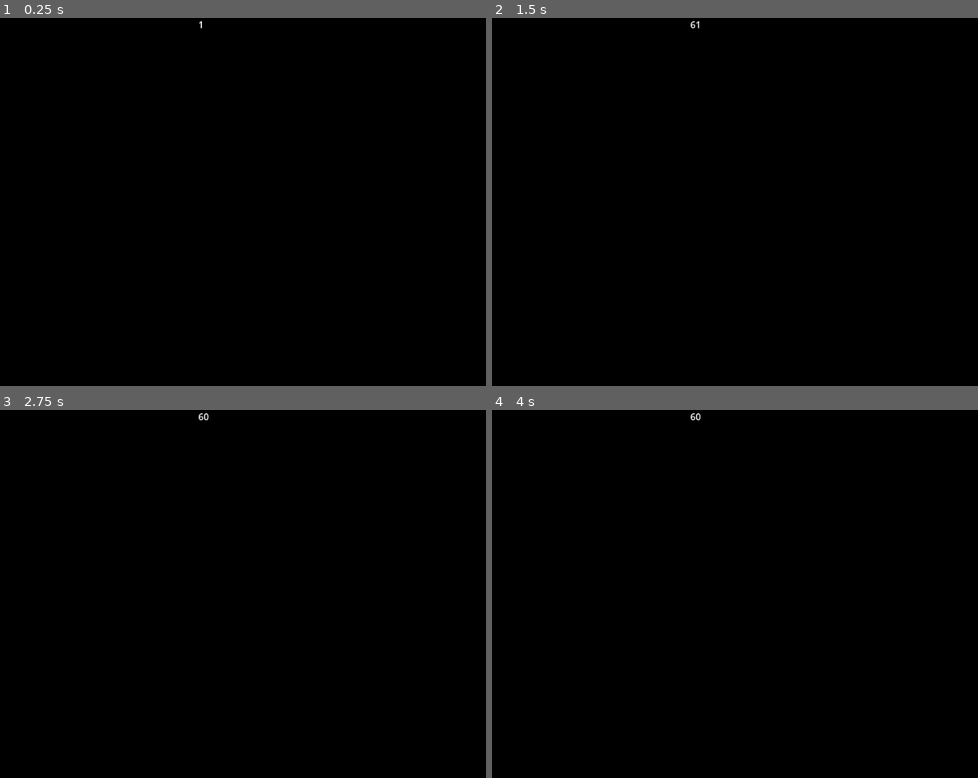
Above: before the commit, frames 1-4 (two rows, left to right).
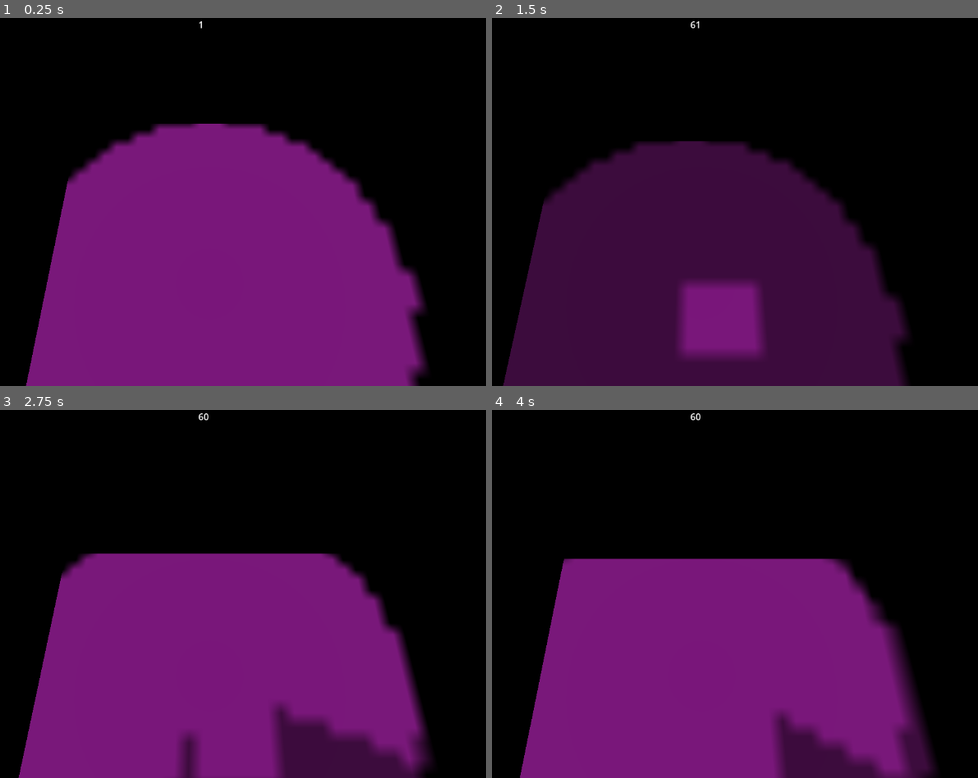
Above: after the commit, the same moments.

Repository: maddeem/Top-Down-Shooter
Game: Godot game, scene res://Scenes/WorldScene.tscn
Two runs of this game, one before a commit and one after it. Both use one fixed random seed, a clock stepped at 60 frames per second and the inputs below. The engine's default icon, where the game draws it, is replaced by a stand-in: a white triangle on a blue panel in a dark square.
Inputs (mouse positions are in pixels of both pictures, inside the frame that each line leads up to):
- Up to frame 1 (0.25 s): no input
- Up to frame 2 (1.5 s): move the mouse to (846, 183) at 0.52 s; move the mouse to (569, 220) at 1.27 s
- Up to frame 3 (2.75 s): move the mouse to (277, 513) at 2.02 s
- Up to frame 4 (4 s): move the mouse to (666, 667) at 2.77 s; move the mouse to (900, 649) at 3.52 s

The runs differ from the first frame. In frame 1, 48% of the frame differs, in the area x 5-88%, y 28-100%; in frame 2, 44%; in frame 3, 45%; in frame 4, 44%.

Commit message:
Reconfigured materials and shaders
There is now a dedicated fog of war material that you can apply as a next pass to any other material, allowing the original material to be culled by the fog of war.

Diff:
--- a/Materials/DO NOT DELETE.tres
+++ b/Materials/DO NOT DELETE.tres
@@ -1,6 +1,7 @@
 [gd_resource type="GradientTexture2D" load_steps=2 format=3 uid="uid://b7lfamw7u2swr"]
 
 [sub_resource type="Gradient" id="Gradient_fdwuw"]
+colors = PackedColorArray(0, 0, 0, 0, 1, 1, 1, 0)
 
 [resource]
 gradient = SubResource("Gradient_fdwuw")
--- a/Materials/FogOfWar.tres
+++ b/Materials/FogOfWar.tres
@@ -1,95 +1,11 @@
-[gd_resource type="ShaderMaterial" load_steps=2 format=3 uid="uid://ch3xrqb1nqjps"]
+[gd_resource type="ShaderMaterial" load_steps=2 format=3 uid="uid://7utl4hincax8"]
 
-[sub_resource type="Shader" id="Shader_ir4m7"]
-code = "shader_type canvas_item;
-uniform vec4 fog_color = vec4(0,0,0,1);
-uniform vec4 reveal_color = vec4(0,0,0,0);
-uniform vec4 explored_color = vec4(0,0,0,.5);
-uniform vec3 visibility_modifiers[3000];
-uniform int count = 0;
-uniform vec2 dimensions = vec2(100,100);
-uniform sampler2D occlusion_mask ;
-uniform sampler2D previous_iteration;
-
-int iabs(int i){return (i ^ (i >> 31)) - (i >> 31);}
-int isign(int i){return iabs( (i | -i) >>31 ) | (i >> 31);}
-int when_gt(int x, int y) {return max(isign(x - y), 0);}
-int when_lt(int x, int y) {return max(isign(y - x), 0);}
-int when_ge(int x, int y) {return 1 - when_lt(x, y);}
-int when_le(int x, int y) {return 1 - when_gt(x, y);}
-float fwhen_lt(float x, float y) {return max(sign(y - x), 0.0);}
-float fwhen_gt(float x, float y) {return max(sign(x - y), 0.0);}
-
-bool bresenham(ivec2 p0, ivec2 p1,vec2 scaler){
-	int dx = iabs(p1.x - p0.x);
-	int dy = -iabs(p1.y - p0.y);
-	int err = dx + dy;
-	int e2 = 2 * err;
-	int sx = 2 * when_lt(p0.x,p1.x) -1;
-	int sy = 2 * when_lt(p0.y,p1.y) -1;
-	float walls_hit = 0.0;
-	float last = 0.0;
-	while (true){
-		last = walls_hit;
-		walls_hit += fwhen_gt(texture(occlusion_mask,vec2(float(p0.x),float(p0.y)) * scaler).r,0.0);
-		if (walls_hit != 0.0 && last == walls_hit){
-			return false;
-		}
-		if (p0==p1){
-			return true;
-		}
-		e2 = 2 * err;
-		int ge = when_ge(e2,dy);
-		err += dy * ge;
-		p0[0] += sx * ge;
-		int le = when_le(e2,dx);
-		err += dx * le;
-		p0[1] += sy * le;
-	}
-}
-
-vec4 get_color(vec2 uv, vec4 sample, vec2 scaler, ivec2 iuv){
-	vec4 color;
-	for (int i = 0; i < count; i++){
-		vec3 circlePos = visibility_modifiers[i];
-		vec2 d = uv-circlePos.xy;
-		if (d.x * d.x + d.y * d.y < circlePos.z * circlePos.z){
-			if (bresenham(ivec2(int(circlePos.x),int(circlePos.y)),iuv,scaler)){
-				return reveal_color;
-			}else{
-				if (sample.a < 1.0){
-					color = explored_color;
-
-				}else{
-					color = sample;
-				}
-				return color;
-			}
-		}
-	}
-	if (sample.a < 1.0){
-		color =explored_color;
-	}else{
-		color = sample;
-	}
-	return color;
-}
-
-void fragment(){
-	vec2 uv = UV * dimensions;
-	COLOR = get_color(
-		uv,
-		texture(previous_iteration,UV),
-		1.0/dimensions,
-		ivec2(int(round(uv.x)),int(round(uv.y)))
-	);
-}"
+[ext_resource type="Shader" path="res://Materials/Shaders/FogOfWar.gdshader" id="1_ptu1b"]
 
 [resource]
-shader = SubResource("Shader_ir4m7")
+shader = ExtResource("1_ptu1b")
 shader_parameter/fog_color = Quaternion(0, 0, 0, 1)
 shader_parameter/reveal_color = Quaternion(0, 0, 0, 0)
 shader_parameter/explored_color = Quaternion(0, 0, 0, 0.5)
-shader_parameter/visibility_modifiers = PackedVector3Array(0, 0, 10, 0, 0, 0)
+shader_parameter/visibility_modifiers = PackedVector3Array(0, 0, 9.723)
 shader_parameter/count = 1
-shader_parameter/dimensions = Vector2(100, 100)
--- /dev/null
+++ b/Materials/FogReactive.tres
@@ -0,0 +1,7 @@
+[gd_resource type="ShaderMaterial" load_steps=2 format=3 uid="uid://diybxdqcu155t"]
+
+[ext_resource type="Shader" path="res://Materials/Shaders/FogReactiveOverlay.gdshader" id="1_cy5a1"]
+
+[resource]
+render_priority = 0
+shader = ExtResource("1_cy5a1")
--- a/Materials/FogReactiveMaterial.gdshader
+++ /dev/null
@@ -1,39 +0,0 @@
-shader_type spatial;
-render_mode blend_mix,depth_draw_opaque,cull_back,diffuse_burley,specular_schlick_ggx;
-uniform vec4 albedo : source_color;
-uniform sampler2D texture_albedo : source_color,filter_linear_mipmap,repeat_enable;
-uniform float point_size : hint_range(0,128);
-uniform float roughness : hint_range(0,1);
-uniform sampler2D texture_metallic : hint_default_white,filter_linear_mipmap,repeat_enable;
-uniform vec4 metallic_texture_channel;
-uniform sampler2D texture_roughness : hint_roughness_r,filter_linear_mipmap,repeat_enable;
-uniform float specular;
-uniform float metallic;
-uniform vec3 uv1_scale;
-uniform vec3 uv1_offset;
-uniform vec3 uv2_scale;
-uniform vec3 uv2_offset;
-global uniform vec3 FogDimensions;
-global uniform sampler2D FogData;
-
-void vertex() {
-	UV=UV*uv1_scale.xy+uv1_offset.xy;
-}
-
-void fragment() {
-	vec2 base_uv = UV;
-	vec2 vertex_world_pos = ((INV_VIEW_MATRIX  * vec4(VERTEX, 1.0)).xyz).xz / FogDimensions.xz - vec2(0.5);
-	//vec2 pixel_pos = vec2(vertex_world_pos.x / SCREEN_SIZE.x, vertex_world_pos.y / SCREEN_SIZE.y);
-	vec4 albedo_tex = texture(texture_albedo,base_uv);
-	vec4 fog_sample = texture(FogData,vertex_world_pos);
-	ALBEDO = albedo.rgb * albedo_tex.rgb;
-	if (fog_sample.a > 0.0){
-		ALBEDO = mix(ALBEDO,fog_sample.rgb,fog_sample.a);
-	}
-	float metallic_tex = dot(texture(texture_metallic,base_uv),metallic_texture_channel);
-	METALLIC = metallic_tex * metallic;
-	vec4 roughness_texture_channel = vec4(1.0,0.0,0.0,0.0);
-	float roughness_tex = dot(texture(texture_roughness,base_uv),roughness_texture_channel);
-	ROUGHNESS = roughness_tex * roughness;
-	SPECULAR = specular;
-}
--- a/Materials/FogOfWarBlur.tres
+++ b/Materials/Shaders/Blur.tres
@@ -1,8 +1,7 @@
-[gd_resource type="ShaderMaterial" load_steps=3 format=3 uid="uid://bhdynhj65u81q"]
+[gd_resource type="Shader" format=3 uid="uid://oqgglsnd0whk"]
 
-[ext_resource type="Texture2D" uid="uid://cqce06w8kbk44" path="res://icon.svg" id="1_18ylp"]
-
-[sub_resource type="Shader" id="Shader_7pi0w"]
+[resource]
+resource_local_to_scene = true
 code = "shader_type spatial;
 render_mode unshaded;
 uniform sampler2D albedo_texture: filter_nearest;
@@ -46,10 +45,3 @@
 	ALBEDO.rgb = color.rgb;
 	ALPHA = color.a;
 }"
-
-[resource]
-render_priority = 0
-shader = SubResource("Shader_7pi0w")
-shader_parameter/strength = 0
-shader_parameter/pixelation = 0.5
-shader_parameter/albedo_texture = ExtResource("1_18ylp")
--- /dev/null
+++ b/Materials/Shaders/FogOfWar.gdshader
@@ -0,0 +1,83 @@
+shader_type canvas_item;
+uniform vec4 fog_color = vec4(0,0,0,1);
+uniform vec4 reveal_color = vec4(0,0,0,0);
+uniform vec4 explored_color = vec4(0,0,0,.5);
+uniform vec3 visibility_modifiers[3000];
+uniform int count = 0;
+uniform sampler2D occlusion_mask ;
+global uniform sampler2D FogData;
+global uniform vec2 FogDimensions;
+
+int iabs(int i){return (i ^ (i >> 31)) - (i >> 31);}
+int isign(int i){return iabs( (i | -i) >>31 ) | (i >> 31);}
+int when_gt(int x, int y) {return max(isign(x - y), 0);}
+int when_lt(int x, int y) {return max(isign(y - x), 0);}
+int when_ge(int x, int y) {return 1 - when_lt(x, y);}
+int when_le(int x, int y) {return 1 - when_gt(x, y);}
+float fwhen_lt(float x, float y) {return max(sign(y - x), 0.0);}
+float fwhen_gt(float x, float y) {return max(sign(x - y), 0.0);}
+
+bool bresenham(ivec2 p0, ivec2 p1,vec2 scaler){
+	int dx = iabs(p1.x - p0.x);
+	int dy = -iabs(p1.y - p0.y);
+	int err = dx + dy;
+	int e2 = 2 * err;
+	int sx = 2 * when_lt(p0.x,p1.x) -1;
+	int sy = 2 * when_lt(p0.y,p1.y) -1;
+	float walls_hit = 0.0;
+	float last = 0.0;
+	while (true){
+		last = walls_hit;
+		walls_hit += fwhen_gt(texture(occlusion_mask,vec2(float(p0.x),float(p0.y)) * scaler).r,0.0);
+		if (walls_hit != 0.0 && last == walls_hit){
+			return false;
+		}
+		if (p0==p1){
+			return true;
+		}
+		e2 = 2 * err;
+		int ge = when_ge(e2,dy);
+		err += dy * ge;
+		p0[0] += sx * ge;
+		int le = when_le(e2,dx);
+		err += dx * le;
+		p0[1] += sy * le;
+	}
+}
+
+vec4 get_color(vec2 uv, vec4 sample, vec2 scaler, ivec2 iuv){
+	vec4 color;
+	for (int i = 0; i < count; i++){
+		vec3 circlePos = visibility_modifiers[i];
+		vec2 d = uv-circlePos.xy;
+		if (d.x * d.x + d.y * d.y < circlePos.z * circlePos.z){
+			if (bresenham(ivec2(int(circlePos.x),int(circlePos.y)),iuv,scaler)){
+				return reveal_color;
+			}else{
+				if (sample.a < 1.0){
+					color = explored_color;
+
+				}else{
+					color = sample;
+				}
+				return color;
+			}
+		}
+	}
+	if (sample.a < 1.0){
+		color =explored_color;
+	}else{
+		color = sample;
+	}
+	return color;
+}
+
+void fragment(){
+	vec2 uv = UV * FogDimensions;
+	COLOR = get_color(
+		uv,
+		texture(FogData,UV),
+		1.0/FogDimensions,
+		ivec2(int(round(uv.x)),int(round(uv.y)))
+	);
+}
--- /dev/null
+++ b/Materials/Shaders/FogReactiveOverlay.gdshader
@@ -0,0 +1,16 @@
+shader_type spatial;
+render_mode unshaded;
+global uniform vec2 FogDimensions;
+global uniform sampler2D FogData: filter_linear_mipmap_anisotropic;
+const int strength = 0;
+
+void fragment() {
+	vec2 uv = (INV_VIEW_MATRIX  * vec4(VERTEX, 1.0)).xz / FogDimensions - vec2(0.5);
+	vec4 fog_sample = texture(FogData,uv);
+	if (fog_sample.a < 1.0){
+		ALBEDO = fog_sample.rgb;
+	}else{
+		ALBEDO = vec3(0);
+	}
+	ALPHA = fog_sample.a;
+}
--- a/Scenes/FogOfWar.tscn
+++ b/Scenes/FogOfWar.tscn
@@ -1,19 +1,14 @@
-[gd_scene load_steps=8 format=3 uid="uid://5ibql1cweuoy"]
+[gd_scene load_steps=6 format=3 uid="uid://5ibql1cweuoy"]
 
-[ext_resource type="Material" uid="uid://bhdynhj65u81q" path="res://Materials/FogOfWarBlur.tres" id="1_n2204"]
 [ext_resource type="Script" path="res://Scripts/FogOfWar.gd" id="2_6jr23"]
-[ext_resource type="Material" uid="uid://ch3xrqb1nqjps" path="res://Materials/FogOfWar.tres" id="3_6jf8f"]
+[ext_resource type="Material" uid="uid://7utl4hincax8" path="res://Materials/FogOfWar.tres" id="3_6jf8f"]
 [ext_resource type="Material" uid="uid://j2qvo7h6fben" path="res://Materials/OccluderDebug.tres" id="4_pvi1j"]
-
-[sub_resource type="PlaneMesh" id="PlaneMesh_vxgpv"]
 
 [sub_resource type="PlaceholderTexture2D" id="PlaceholderTexture2D_cyq4p"]
 
 [sub_resource type="PlaneMesh" id="PlaneMesh_3auhb"]
 
-[node name="FogOfWar" type="MeshInstance3D"]
-mesh = SubResource("PlaneMesh_vxgpv")
-surface_material_override/0 = ExtResource("1_n2204")
+[node name="FogOfWar" type="Node"]
 script = ExtResource("2_6jr23")
 
 [node name="SubViewport" type="SubViewport" parent="."]
--- a/Scenes/WorldScene.tscn
+++ b/Scenes/WorldScene.tscn
@@ -1,8 +1,8 @@
-[gd_scene load_steps=8 format=3 uid="uid://b81f7fkpb7eqn"]
+[gd_scene load_steps=10 format=3 uid="uid://b81f7fkpb7eqn"]
 
 [ext_resource type="PackedScene" uid="uid://5ibql1cweuoy" path="res://Scenes/FogOfWar.tscn" id="1_0tx6p"]
 [ext_resource type="PackedScene" uid="uid://dxtjen6injqrr" path="res://Scenes/FogOccluder.tscn" id="2_2qsyg"]
-[ext_resource type="Shader" path="res://Materials/FogReactiveMaterial.gdshader" id="3_1vwk2"]
+[ext_resource type="Material" uid="uid://diybxdqcu155t" path="res://Materials/FogReactive.tres" id="3_sb1gh"]
 [ext_resource type="PackedScene" uid="uid://gjkmrmycqwtv" path="res://Scenes/VisibilityModifier.tscn" id="4_b1s07"]
 
 [sub_resource type="GDScript" id="GDScript_5cfjs"]
@@ -12,31 +12,27 @@
 	text = str(Engine.get_frames_per_second())
 "
 
-[sub_resource type="ShaderMaterial" id="ShaderMaterial_fploe"]
-render_priority = 0
-shader = ExtResource("3_1vwk2")
-shader_parameter/albedo = Color(0, 1, 1, 1)
-shader_parameter/point_size = null
-shader_parameter/roughness = null
-shader_parameter/metallic_texture_channel = null
-shader_parameter/specular = null
-shader_parameter/metallic = null
-shader_parameter/uv1_scale = null
-shader_parameter/uv1_offset = null
-shader_parameter/uv2_scale = null
-shader_parameter/uv2_offset = null
+[sub_resource type="StandardMaterial3D" id="StandardMaterial3D_bs4nm"]
+next_pass = ExtResource("3_sb1gh")
+albedo_color = Color(0.541176, 0, 0.545098, 1)
 
 [sub_resource type="BoxMesh" id="BoxMesh_snyts"]
-material = SubResource("ShaderMaterial_fploe")
+material = SubResource("StandardMaterial3D_bs4nm")
+
+[sub_resource type="PlaneMesh" id="PlaneMesh_bm4up"]
+
+[sub_resource type="StandardMaterial3D" id="StandardMaterial3D_cako5"]
+next_pass = ExtResource("3_sb1gh")
+albedo_color = Color(0, 0.403922, 0.0666667, 1)
 
 [node name="World" type="Node3D"]
 
 [node name="FogOfWar" parent="." instance=ExtResource("1_0tx6p")]
 Update_Period = 0.1
-Dimensions = Vector2i(200, 200)
+Dimensions = Vector2i(512, 512)
 
 [node name="Camera3D" type="Camera3D" parent="."]
-transform = Transform3D(1, 0, 0, 0, -4.37114e-08, 1, 0, -1, -4.37114e-08, 0, 25, 0)
+transform = Transform3D(1, 0, 0, 0, 0.316063, 0.948738, 0, -0.948738, 0.316063, 0, 100, 0)
 current = true
 
 [node name="FPS Label" type="Label" parent="."]
@@ -64,12 +60,21 @@
 Occlusion_Points = [Vector2i(-5, -5), Vector2i(-5, -4), Vector2i(-5, -3), Vector2i(-5, -2), Vector2i(-5, -1), Vector2i( …(1600 unchanged characters)…
 
 [node name="MeshInstance3D2" type="MeshInstance3D" parent="FogOccluder2"]
+transform = Transform3D(1, 0, 0, 0, 1, 0, 0, 0, 1, 0, 0.804989, 0)
 mesh = SubResource("BoxMesh_snyts")
 skeleton = NodePath("../../FogOccluder")
 
 [node name="VisibilityModifier" parent="." instance=ExtResource("4_b1s07")]
-transform = Transform3D(0.0348995, 0, 0.999391, 0, 1, 0, -0.999391, 0, 0.0348995, -87.8165, 0, 0)
-Radius = 16
+transform = Transform3D(0.0348995, 0, 0.999391, 0, 1, 0, -0.999391, 0, 0.0348995, 0, 0, 0)
+Radius = 32
 
 [node name="MeshInstance3D" type="MeshInstance3D" parent="VisibilityModifier"]
 mesh = SubResource("BoxMesh_snyts")
+
+[node name="DirectionalLight3D" type="DirectionalLight3D" parent="."]
+transform = Transform3D(1, 0, 0, 0, -0.699189, 0.714937, 0, -0.714937, -0.699189, 0, 57.0787, 0)
+
+[node name="MeshInstance3D" type="MeshInstance3D" parent="."]
+transform = Transform3D(512, 0, 0, 0, 512, 0, 0, 0, 512, 0, 0, 0)
+mesh = SubResource("PlaneMesh_bm4up")
+surface_material_override/0 = SubResource("StandardMaterial3D_cako5")
--- a/Scripts/FogOccluder.gd
+++ b/Scripts/FogOccluder.gd
@@ -2,7 +2,7 @@
 extends Node3D
 const FOLDER_PATH = "res://Assets/OccluderTextures/"
 ## Accepts only TGA files, transparent pixels do not occlude. The occlusion texture is centered on the node.
-@export_file("*.tga","*.png") var Occluder_Texture = FOLDER_PATH:
+@export_file("*.tga") var Occluder_Texture = FOLDER_PATH:
 	set(value):
 		Occluder_Texture = value
 		if value == FOLDER_PATH or value == null:
@@ -12,6 +12,9 @@
 			if Cache.exists(Occluder_Texture):
 				Occlusion_Points = Cache.read_from(Occluder_Texture)
 				return
+		#This is expensive for larger textures, so we cache the results. The caching
+		#Is done at run time, but I can look into making the cache be part of the loading
+		#phase
 		Occlusion_Points = []
 		var img : Image = load(Occluder_Texture).get_image()
 		img.decompress()
--- a/Scripts/FogOfWar.gd
+++ b/Scripts/FogOfWar.gd
@@ -1,4 +1,4 @@
-extends MeshInstance3D
+extends Node
 ## This is the update fequency of the fog of war, lower values result in higher refresh rates.
 @export_range(.1,1) var Update_Period := .2:
 	set(value):
@@ -22,14 +22,11 @@
 		Dimensions = value
 		if not _material:
 			return
-		scale.x = Dimensions.x
-		scale.z = Dimensions.y
 		_doube_size = value * 2
 		_map.create(_doube_size)
 		_previous_iteration.size = Dimensions + Vector2i(1,1)
 		_viewport.size = Dimensions + Vector2i(1,1)
-		_material.set_shader_parameter("dimensions",_doube_size)
-		RenderingServer.global_shader_parameter_set("FogDimensions", Vector3(_doube_size.x,0,_doube_size.y))
+		RenderingServer.global_shader_parameter_set("FogDimensions", _doube_size)
 		_occluder_map = []
 		for x in _doube_size.x:
 			var row = []
@@ -96,10 +93,17 @@
 @onready var _viewport : SubViewport = $SubViewport
 @onready var _previous_iteration : Control = $SubViewport/PreviousIteration
 @onready var _material : ShaderMaterial = _previous_iteration.material
-@onready var _mesh_material : ShaderMaterial = get_surface_override_material(0)
+
+# Eventually we want to replace this with a color map so we can have different types of occluders.
+# Right now vision passes through occluders until the occluder ends, so it allows the occluder
+# source to be visible. But it would be nice to have occluders that completely stop all vision
+# We can implement this by sampling different colors.
+# Right now:
+# Black = Weak Occlusion
 var _map = BitMap.new()
 var _occluder_map
 var _doube_size : Vector2i
+var _clamp_max : Vector2i
 var _initial_image
 var _frame_delay = 2
 var _resetting = false
@@ -159,18 +163,15 @@
 	#Get
 	if not _resetting:
 		tex = ImageTexture.create_from_image(_viewport.get_texture().get_image())
-		_mesh_material.set_shader_parameter("albedo_texture", tex)
 		if Fog_Resets:
-			_material.set_shader_parameter("previous_iteration",_initial_image)
 			RenderingServer.global_shader_parameter_set("FogData", _initial_image)
 		else:
-			_material.set_shader_parameter("previous_iteration",tex)
-		RenderingServer.global_shader_parameter_set("FogData", tex)
+			RenderingServer.global_shader_parameter_set("FogData", tex)
 	_frame_delay = 2
 
 func _reset_fog():
 	_resetting = true
-	_material.set_shader_parameter("previous_iteration",_initial_image)
+	RenderingServer.global_shader_parameter_set("FogData", _initial_image)
 	_previous_iteration.material = _material
 	_frame_delay = 2
 	_update_fog()
@@ -183,5 +184,5 @@
 		_previous_iteration.material = null
 		if _resetting:
 			var tex = ImageTexture.create_from_image(_viewport.get_texture().get_image())
-			_mesh_material.set_shader_parameter("albedo_texture", tex)
+			RenderingServer.global_shader_parameter_set("FogData", tex)
 			_resetting = false
--- a/project.godot
+++ b/project.godot
@@ -34,6 +34,6 @@
 "value": "res://Materials/DO NOT DELETE.tres"
 }
 FogDimensions={
-"type": "vec3",
-"value": Vector3(400, 400, 400)
+"type": "vec2",
+"value": Vector2(200, 200)
 }
Binary file removed: Assets/OccluderTextures/Solid10x10.png
Not shown, removed: Assets/OccluderTextures/Solid10x10.png.import
